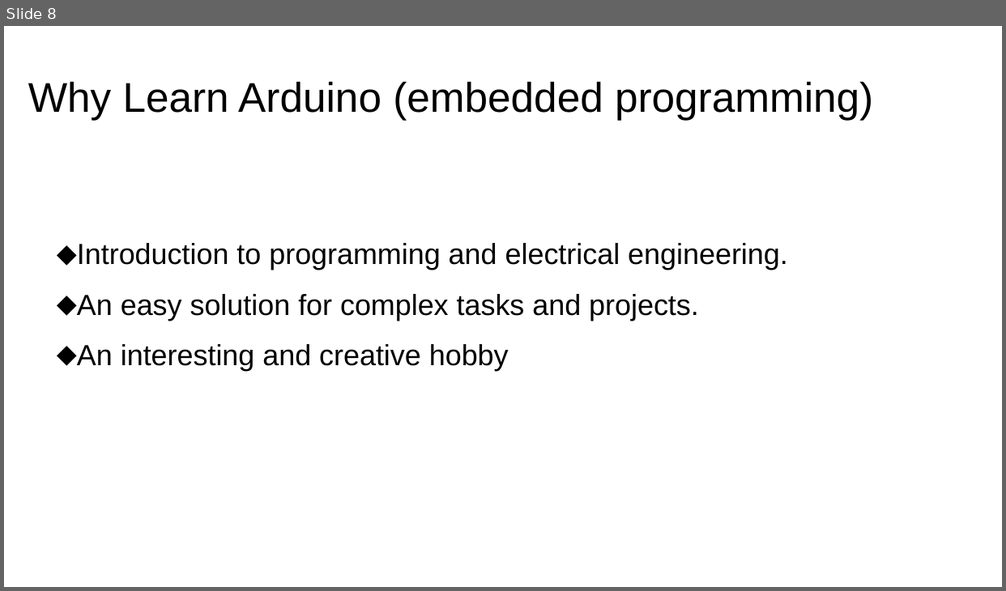
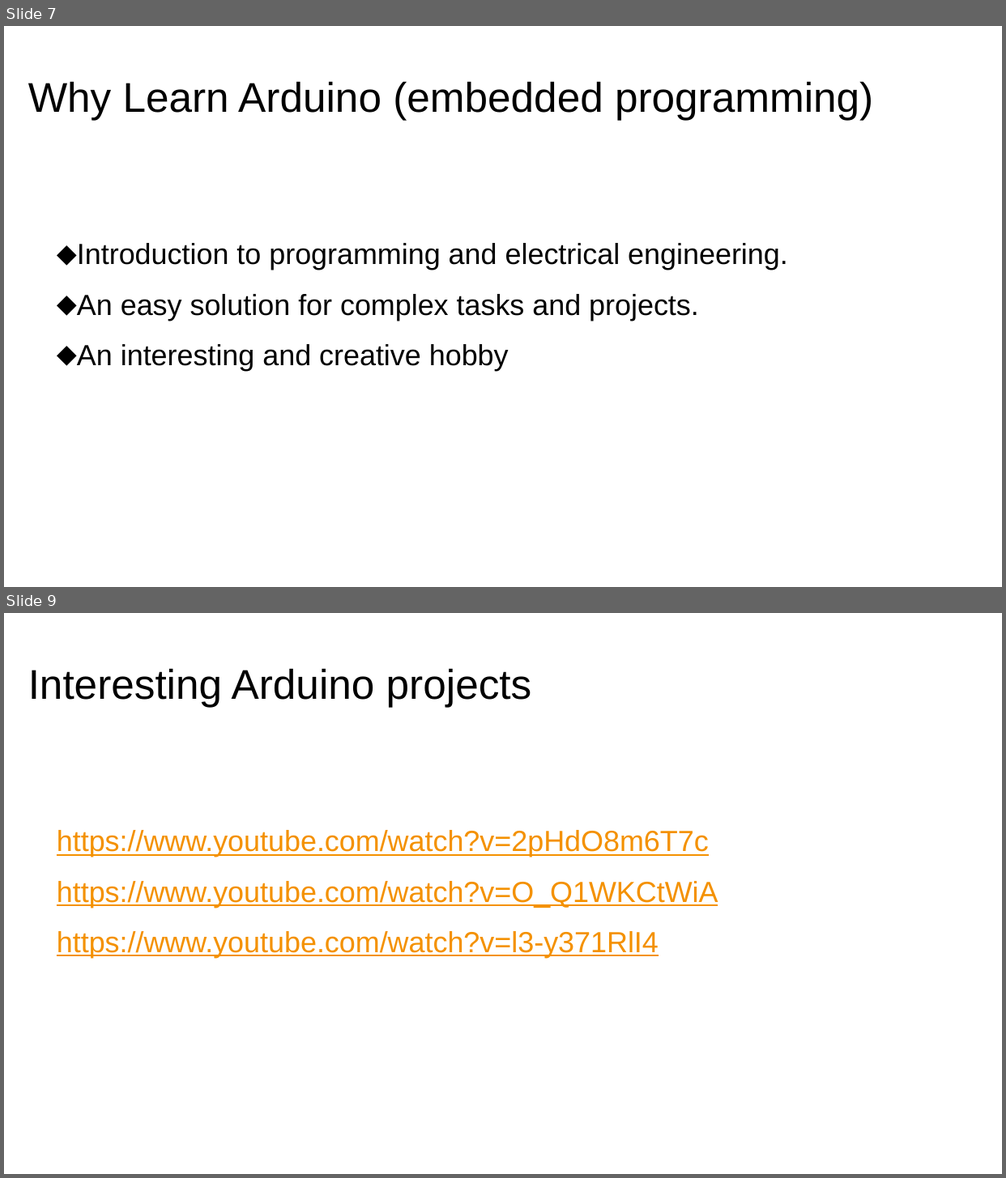
Before and after one commit to ShreimHossein/ArduinoCourse, a slide deck: course.pptx. Shown one above the other, each under a label of ours: slide 8 before the commit, slides 7 and 9 after it; the slides between them are not shown. The pictures are 1006x591 and 1006x1178 pixels, drawn with LibreOffice and Linux fonts; fonts in the diff are those of the drawing. Boxes give left, top, right and bottom in pixels: in the first picture for what was removed or moved away, otherwise in the second. Text is boxed around its words. In the diff, an @@ line names an element or a change of style, - is before the commit and + after.

```diff
--- a/course.pptx
+++ b/course.pptx
@@ slide 9 added at bbox=[4, 613, 1002, 1174], background #FFFFFF @@
@@ title added at bbox=[28, 668, 532, 707], 40 pt, text #000000 @@
+Interesting Arduino projects
@@ text added at bbox=[57, 830, 718, 958], 28 pt, text #F49100, underline @@
+https://www.youtube.com/watch?v=2pHdO8m6T7c
+https://www.youtube.com/watch?v=O_Q1WKCtWiA
+https://www.youtube.com/watch?v=l3-y371RlI4
@@ what was slide 8 is now slide 7 @@
```
Also in this commit, not shown: 3 slides changed, 2 other slides added, 1 slide removed, 1 other file.
